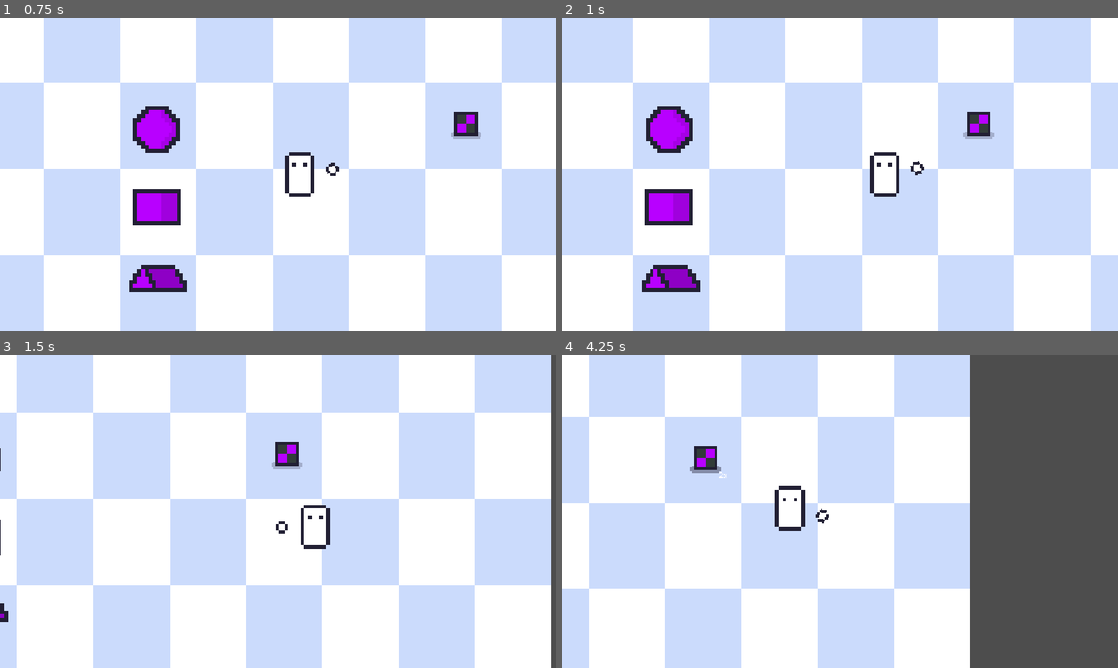
Above: before the commit, frames 1-4 (two rows, left to right).
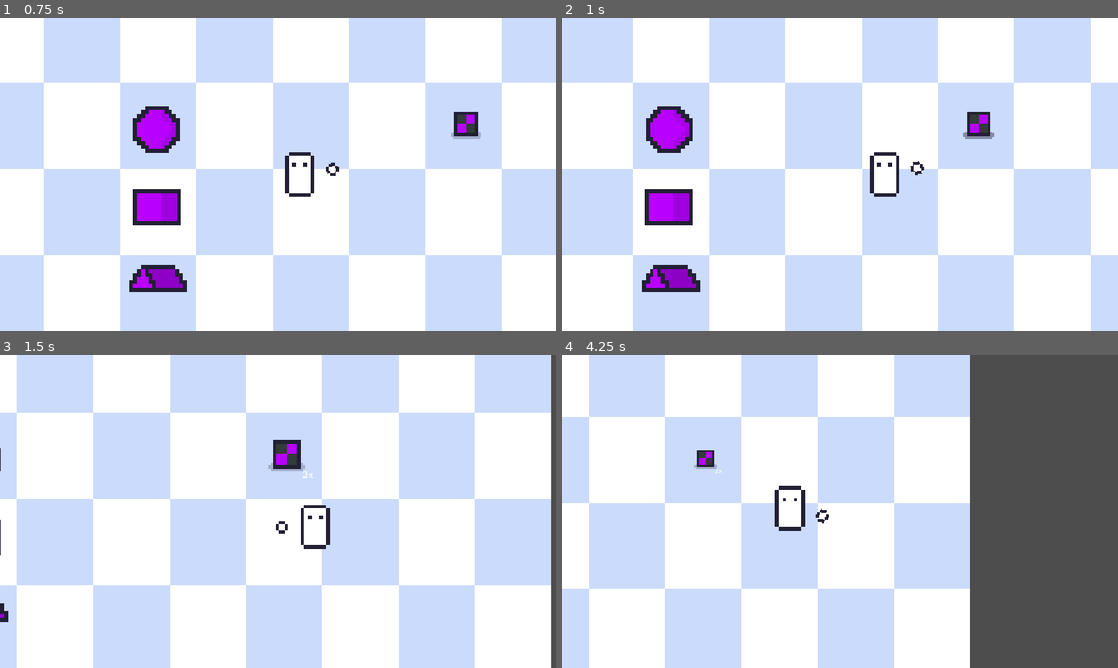
Above: after the commit, the same moments.

Repository: J-mikyas/Dreadmire
Game: Godot game, scene res://Assets/Scenes/Levels/Debug.tscn
The game is run twice, just before and just after one commit, with the same random seed, the same clock (stepped at 60 frames per second) and the same inputs.
Inputs (mouse positions are in pixels of both pictures, inside the frame that each line leads up to):
- Up to frame 1 (0.75 s): tap Enter at 0.5 s; move the mouse to (400, 158) at 0.52 s; hold D (right) from 0.53 s (still down); tap E at 0.6 s
- Up to frame 2 (1 s): keep holding D (right)
- Up to frame 3 (1.5 s): move the mouse to (166, 527) at 1.27 s; release D (right) at 1.28 s; hold S (down) from 1.28 s (still down); tap E at 1.35 s
- Up to frame 4 (4.25 s): move the mouse to (895, 442) at 2.02 s; release S (down) at 2.03 s; hold D (right) 2.03-2.78 s; tap R at 2.1 s; tap E at 2.3, 3.05, 3.6 s; move the mouse to (812, 574) at 2.77 s; hold W (up) 2.78-3.53 s; tap 0 at 2.85 s; move the mouse to (1006, 558) at 3.52 s; hold A (left) from 3.53 s (still down)

Frame 1 is identical in both runs. In frame 2, less than 0.1% of the frame differs, in the area x 72-78%, y 36-39%; in frame 3, 0.3%; in frame 4, 0.3%, in the area x 23-30%, y 29-40%.

Commit message:
Fix: Item merge overlap bug.

Diff:
--- a/Assets/Code/Objects/Items/Classes/world_item.gd
+++ b/Assets/Code/Objects/Items/Classes/world_item.gd
@@ -9,6 +9,8 @@
 
 func _ready() -> void:
 	update_amount()
+	check_overlap()
+
 
 func PickUp():
 	Inventory.append_item({item_name:amount})
@@ -27,7 +29,7 @@
 
 func _input(event: InputEvent) -> void:
 	if event is InputEventKey and event.pressed:
-		if event.keycode == KEY_E and can_PickUp:
+		if event.keycode == KEY_E and can_PickUp and not is_merging:
 			PickUp()
 
 # \\ Merge Logic //
@@ -50,20 +52,38 @@
 	tween.tween_property(self, "scale", Vector2(1.2, 1.2), 0.15)
 	tween.tween_property(self, "scale", Vector2(1.0, 1.0), 0.1)
 
+func check_overlap():
+
+	await get_tree().physics_frame
+
+	if is_instance_valid(self):
+		var overlapping_areas = $Visible/MergeRadius.get_overlapping_areas()
+		for area in overlapping_areas:
+			_on_merge_radius_area_entered(area)
+			var other_item = area.get_parent().get_parent()
+			if is_instance_valid(other_item):
+				other_item._on_merge_radius_area_entered($Visible/MergeRadius)
+
+func set_monitor(merge_rad:Area2D, value:bool):
+	merge_rad.set_deferred("monitoring", value)
+	merge_rad.set_deferred("monitorable", value)
+
+
 func merge(other_item: World_Item) -> void:
 
 	is_merging = true
 	other_item.is_merging = true
 
-	$Visible/MergeRadius.set_deferred("monitoring", false)
-	$Visible/MergeRadius.set_deferred("monitorable", false)
-	other_item.get_node("Visible/MergeRadius").set_deferred("monitoring", false)
-	other_item.get_node("Visible/MergeRadius").set_deferred("monitorable", false)
+	var merge_rad:Area2D = $Visible/MergeRadius
+	var other_merge_rad:Area2D = other_item.get_node("Visible/MergeRadius")
+
+	set_monitor(merge_rad,false)
+	set_monitor(other_merge_rad,false)
 
 	var tween: Tween = create_tween()
 	tween.tween_property(other_item,"position",self.position,0.2)
 	tween.set_trans(Tween.TRANS_CUBIC).set_ease(Tween.EASE_IN)
-	await tween.finished
+	await get_tree().create_timer(0.2).timeout
 
 	if is_instance_valid(other_item):
 		amount += other_item.amount
@@ -73,16 +93,11 @@
 
 	is_merging = false
 
-	$Visible/MergeRadius.monitoring = true
-	$Visible/MergeRadius.monitorable = true
-	other_item.get_node("Visible/MergeRadius").set_deferred("monitoring", true)
-	other_item.get_node("Visible/MergeRadius").set_deferred("monitorable", true)
+	set_monitor(merge_rad,true)
+	set_monitor(other_merge_rad,true)
 
-	await get_tree().physics_frame
-
-	var overlapping_areas = $Visible/MergeRadius.get_overlapping_areas()
-	for area in overlapping_areas:
-		_on_merge_radius_area_entered(area)
+	await get_tree().create_timer(0.2).timeout
+	check_overlap()
 
 
 func _on_merge_radius_area_entered(area: Area2D) -> void:
@@ -101,8 +116,4 @@
 	anim_player.play("Throw")
 	await anim_player.animation_finished
 	can_merge = true
-
-	if $Visible/MergeRadius.monitoring:
-		var overlapping_areas = $Visible/MergeRadius.get_overlapping_areas()
-		for area in overlapping_areas:
-			_on_merge_radius_area_entered(area)
+	check_overlap()
--- a/Assets/Code/Scenes/debug.gd
+++ b/Assets/Code/Scenes/debug.gd
@@ -3,12 +3,11 @@
 const test_item_tscn = preload("res://Assets/Scenes/Tmp/test_item.tscn")
 
 func _ready() -> void:
-	pass
 	spawn_loop()
 
 func spawn_loop() -> void:
 	while true:
-		await get_tree().create_timer(2.0).timeout
+		await get_tree().create_timer(1.0).timeout
 
 		var item_instance = test_item_tscn.instantiate()
 		item_instance.amount = 1
